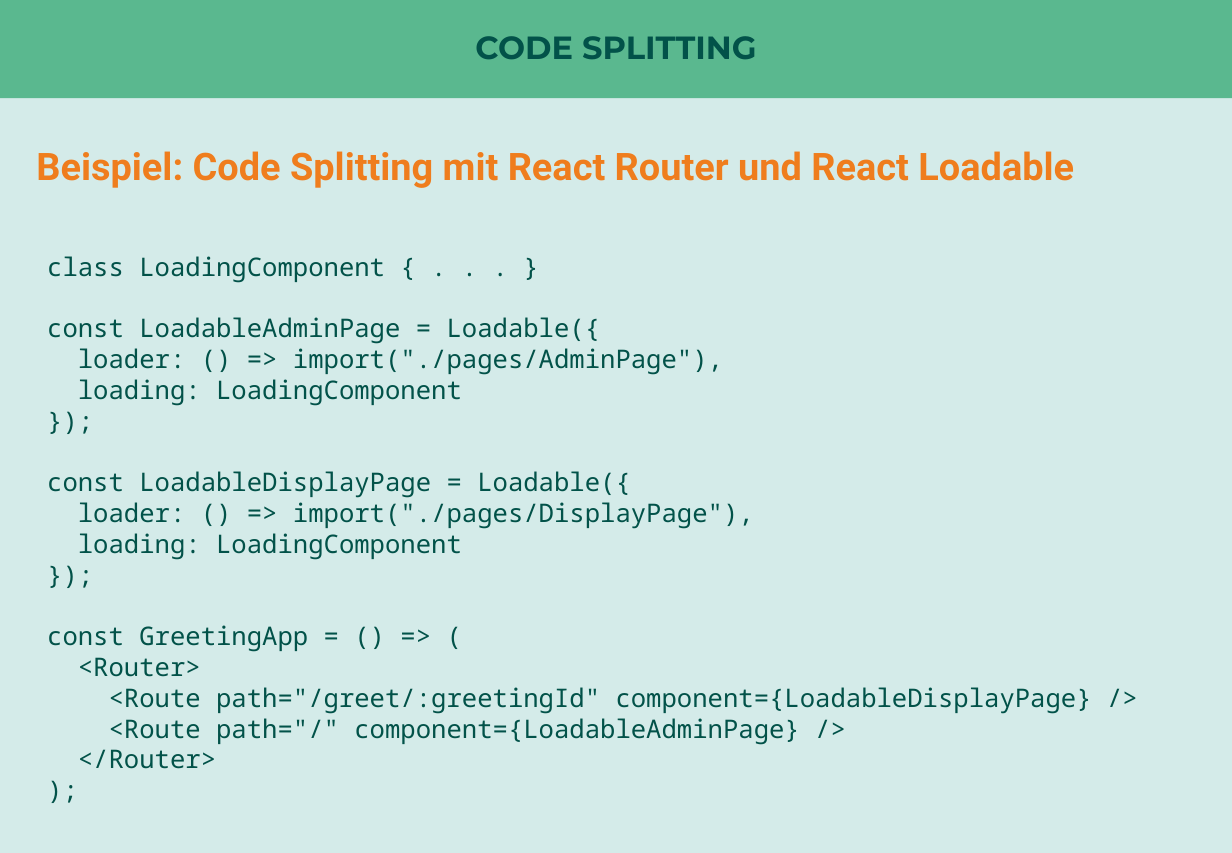
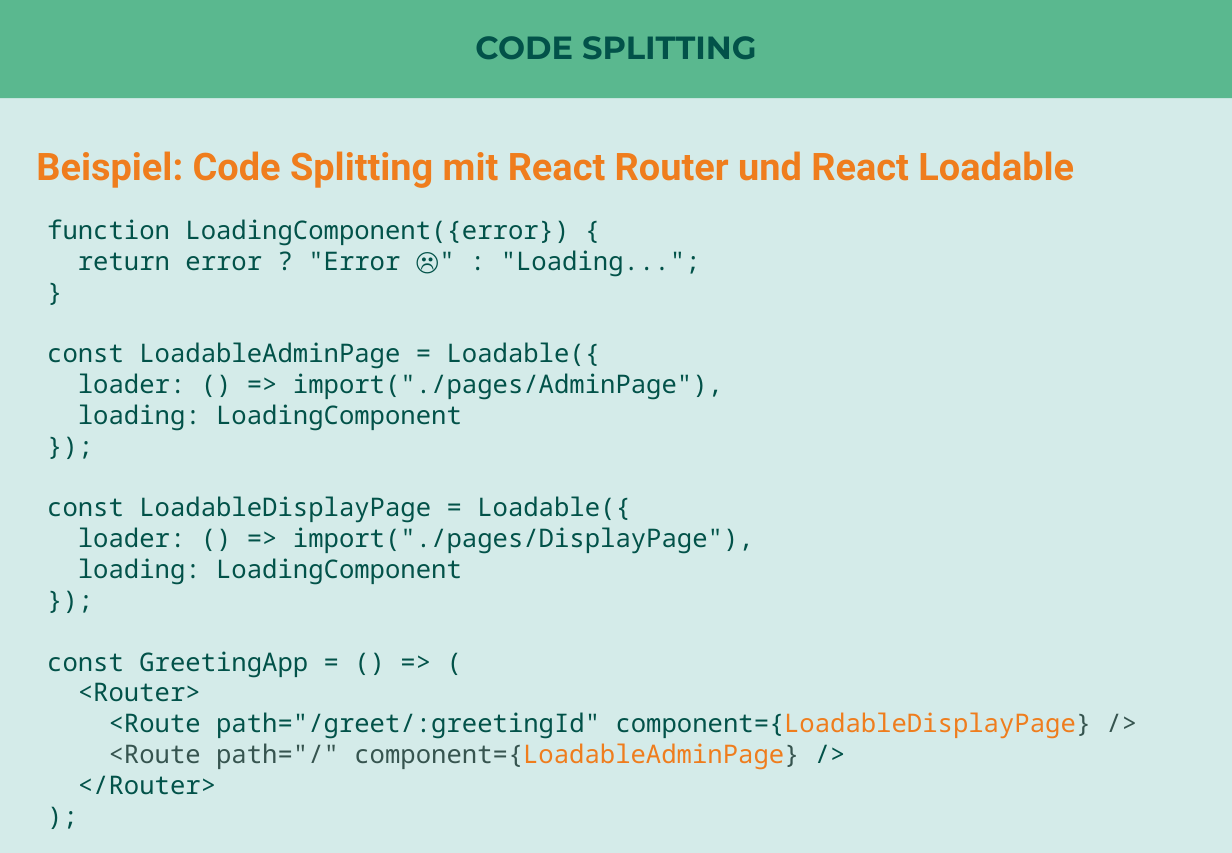
Before and after one commit to nilshartmann/react-talk, a slide deck: slide 58 of react-in-enterprise-anwendungen.pptx (slide 61 before the commit). Drawn at 1232x853 pixels with LibreOffice and Linux fonts; fonts in the diff are those of the drawing. Boxes give left, top, right and bottom in pixels: in the first picture for what was removed or moved away, otherwise in the second. Text is boxed around its words. In the diff, an @@ line names an element or a change of style, - is before the commit and + after.

```diff
--- a/react-in-enterprise-anwendungen.pptx
+++ b/react-in-enterprise-anwendungen.pptx
@@ text at [47,219,701,277]: text changed @@
-class LoadingComponent { . . . }
+function LoadingComponent({error}) {
+return error ? "Error ☹" : "Loading...";
+}
@@ text "function LoadingComponent({error}) {": place and size @@
-text "function LoadingComponent({error}) {" at [47,256,1092,769]
+text "function LoadingComponent({error}) {" at [47,219,1092,795]
@@ text at [109,712,1092,770]: text colour #025249 to #EF7D1D in "component={LoadableDisplayPage}", "component={LoadableAdminPage}"; text colour #025249 to #36544F in "component={LoadableDisplayPage} />", "<Route path="/" component={LoadableAdminPage}" @@
```
Also in this commit, not shown: 9 other slides changed, 5 slides added, 8 slides removed, 1 other file.
